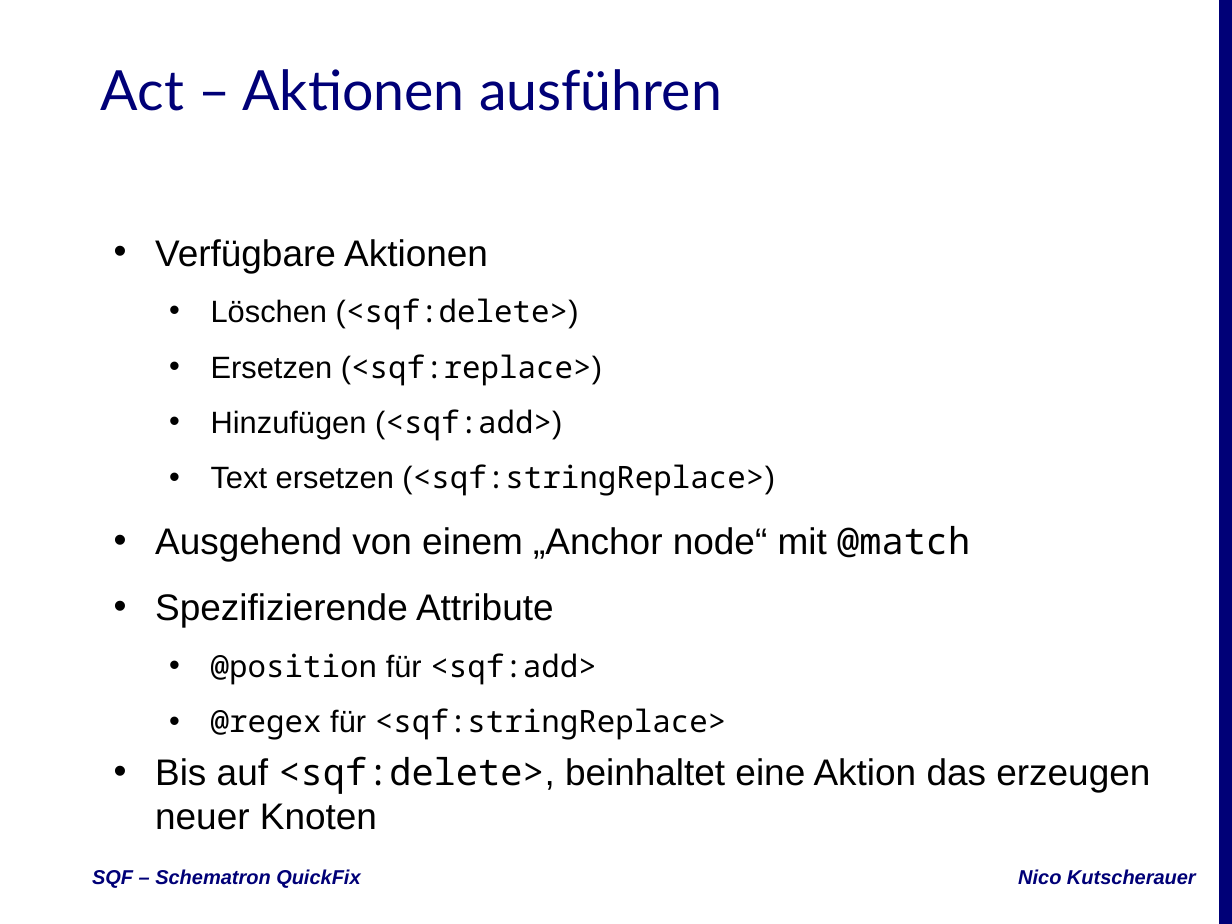
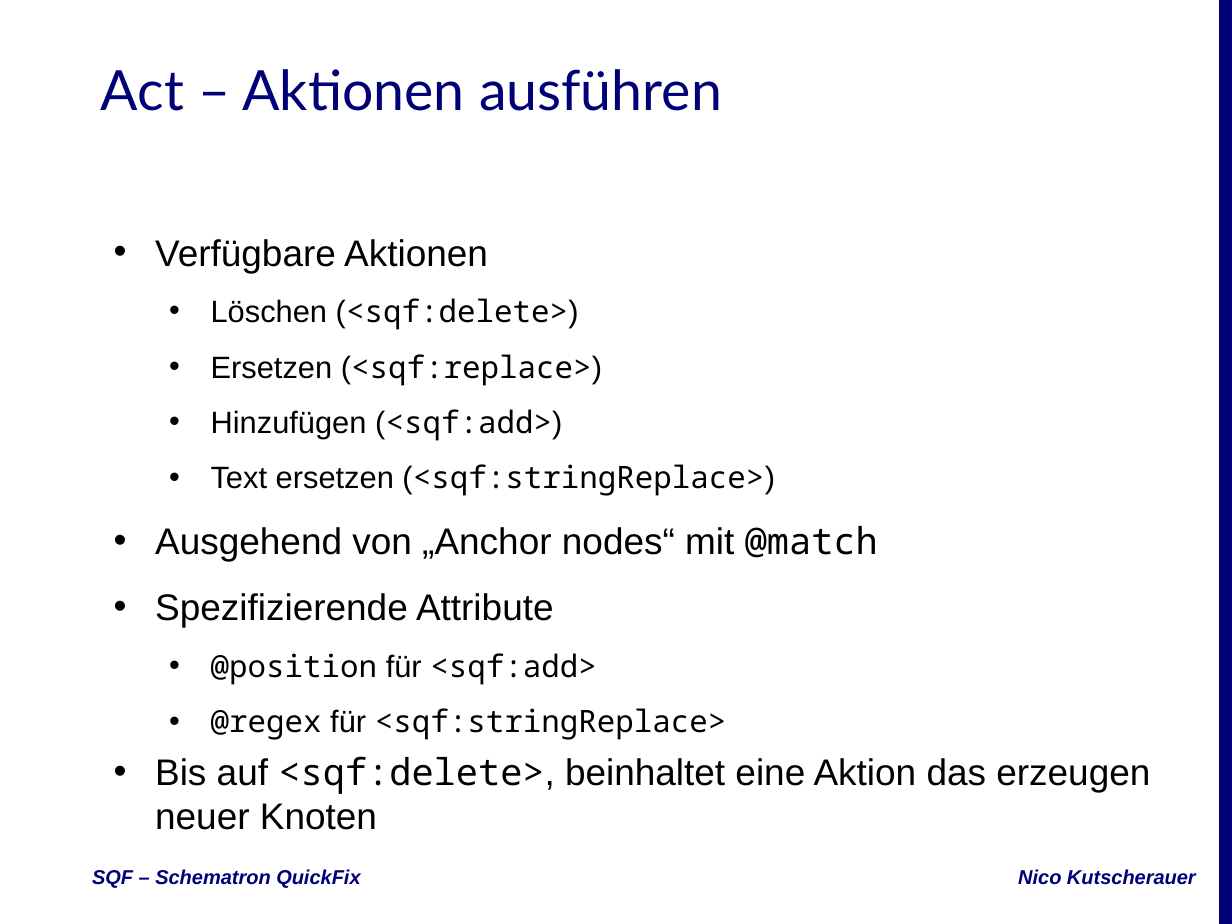
Before and after one commit to nkutsche/SchematronQuickFix-2017-11-17, a slide deck: slide 10 of SQF-Escali.pptx. Drawn at 1232x924 pixels with LibreOffice and Linux fonts; fonts in the diff are those of the drawing; background and template pictures are left out. Boxes give left, top, right and bottom in pixels: in the first picture for what was removed or moved away, otherwise in the second. Text is boxed around its words. In the diff, an @@ line names an element or a change of style, - is before the commit and + after.

```diff
--- a/SQF-Escali.pptx
+++ b/SQF-Escali.pptx
@@ subtitle at bbox=[155, 526, 878, 561]: text changed @@
-• Ausgehend von einem „Anchor node“ mit @match
+• Ausgehend von „Anchor nodes“ mit @match
```
Also in this commit, not shown: 5 other slides changed.
